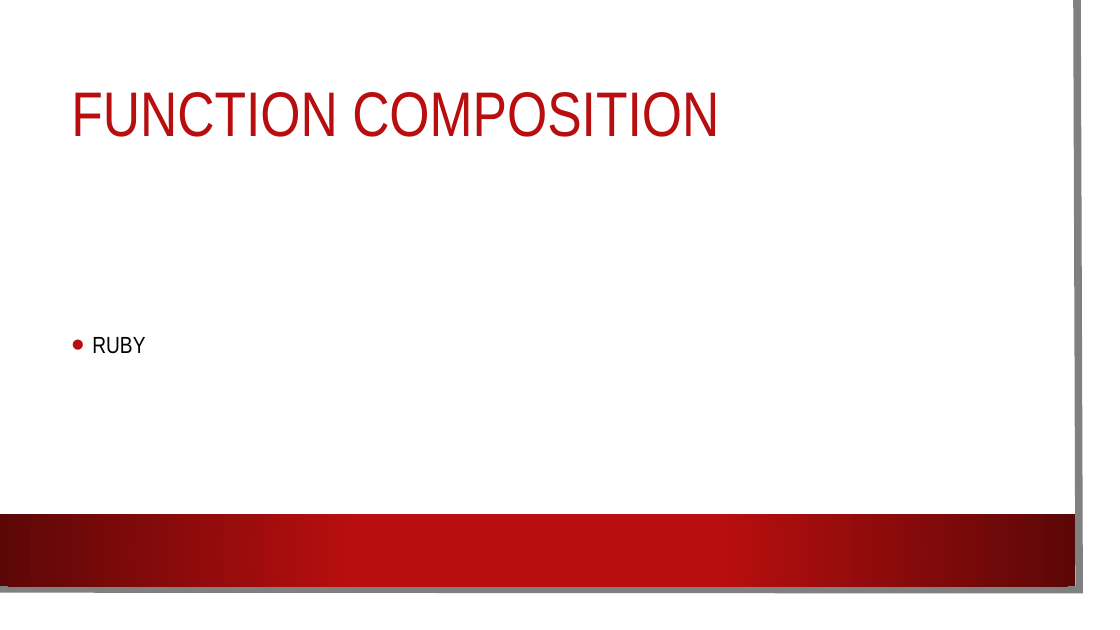
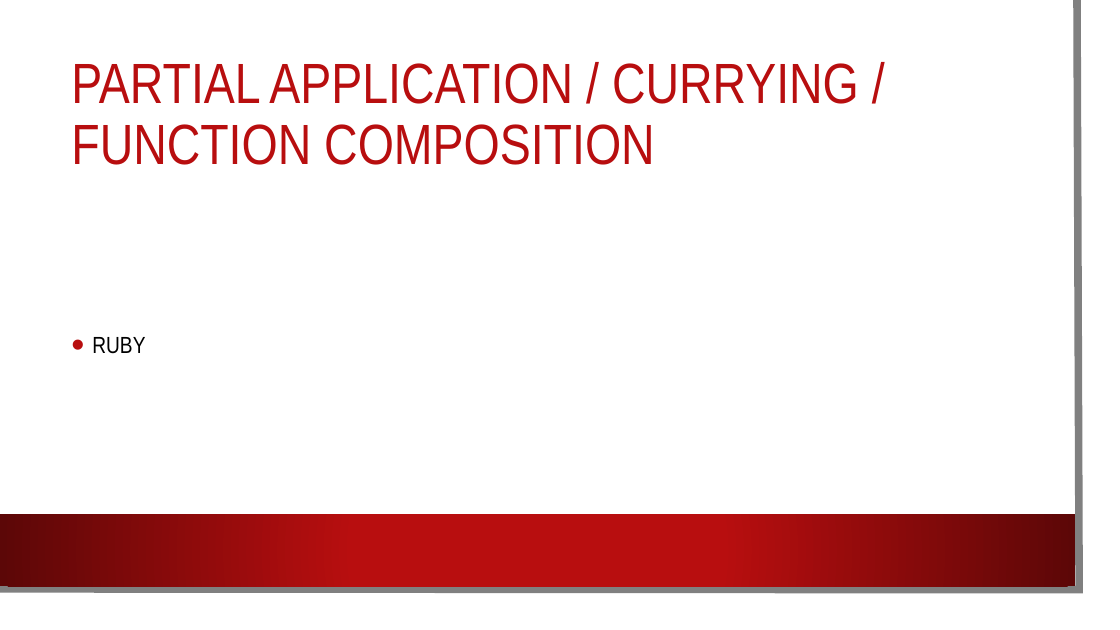
Before and after one commit to willryan/functional-oo, a slide deck: slide 10 of Functional_OO.pptx. Drawn at 1120x630 pixels with LibreOffice and Linux fonts; fonts in the diff are those of the drawing; background and template pictures are left out. Boxes give left, top, right and bottom in pixels: in the first picture for what was removed or moved away, otherwise in the second. Text is boxed around its words. In the diff, an @@ line names an element or a change of style, - is before the commit and + after.

```diff
--- a/Functional_OO.pptx
+++ b/Functional_OO.pptx
@@ title at (x1=71, y1=63, x2=859, y2=165): text changed; size 54 to 48.6 pt @@
-FUNCTION COMPOSITION
+PARTIAL APPLICATION / CURRYING / FUNCTION COMPOSITION
```
Also in this commit, not shown: 2 other slides changed, 2 other files.
